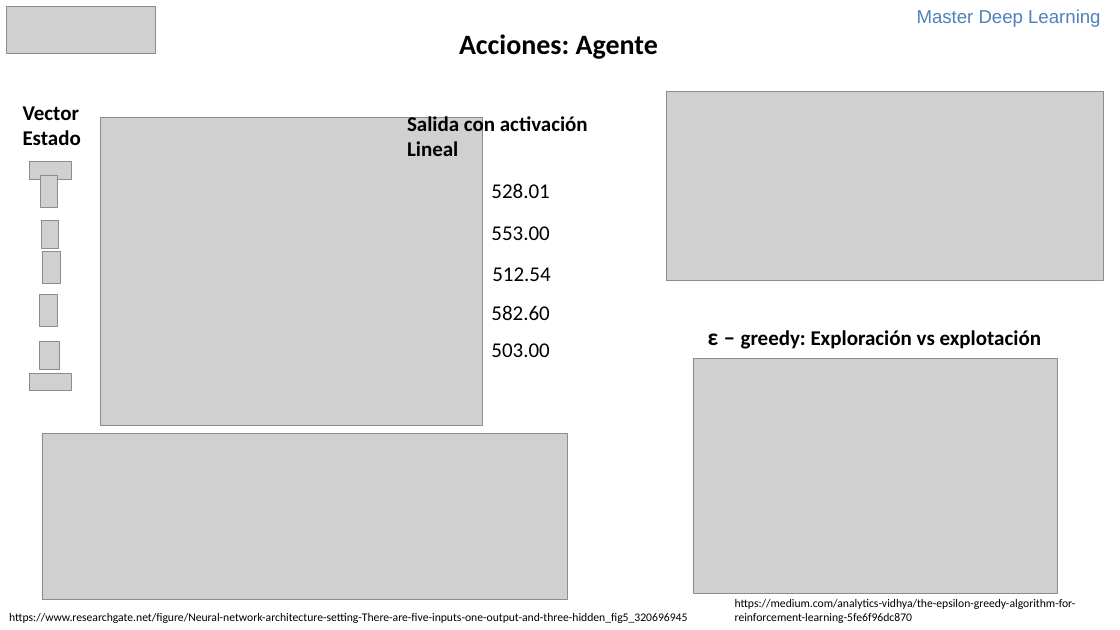
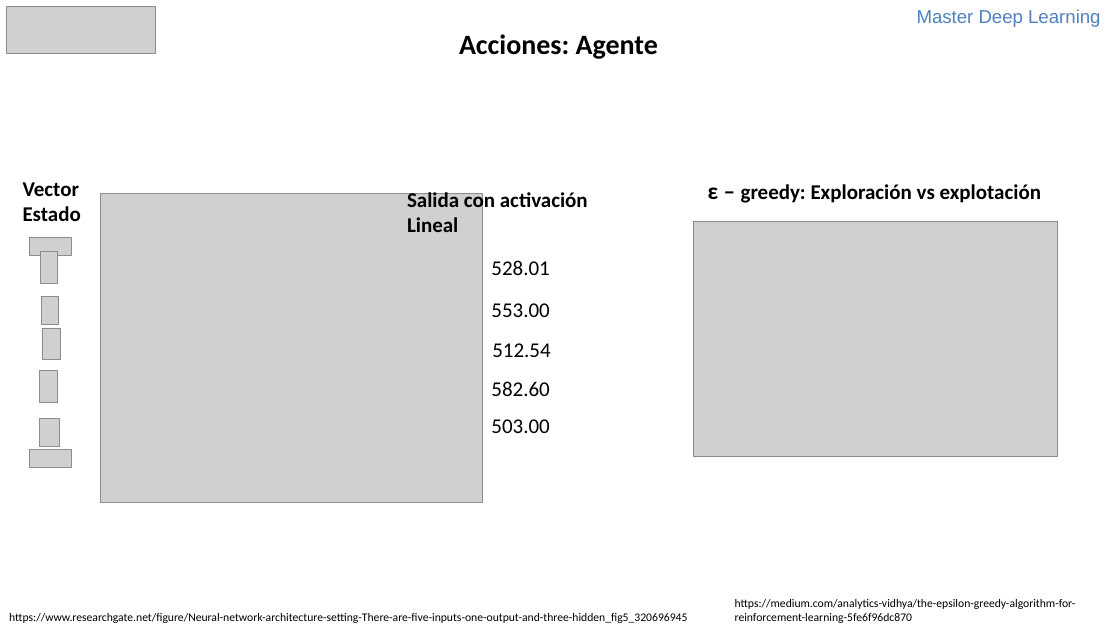
Before and after one commit to mlalandag/HPAwDRL, a slide deck: slide 8 of doc/HPAWithDQN.pptx (slide 9 before the commit). Drawn at 1120x630 pixels with LibreOffice and Linux fonts; fonts in the diff are those of the drawing; grey boxes stand for pictures. Boxes give left, top, right and bottom in pixels: in the first picture for what was removed or moved away, otherwise in the second. Text is boxed around its words. In the diff, an @@ line names an element or a change of style, - is before the commit and + after.

```diff
--- a/doc/HPAWithDQN.pptx
+++ b/doc/HPAWithDQN.pptx
@@ picture removed at bbox=[666, 92, 1104, 281] @@
@@ text "ε – greedy: Exploración vs ...": place and size @@
-text "ε – greedy: Exploración vs ..." at bbox=[708, 330, 1041, 349]
+text "ε – greedy: Exploración vs ..." at bbox=[708, 184, 1041, 203]
@@ picture: place and size @@
-picture at bbox=[693, 358, 1058, 593]
+picture at bbox=[693, 222, 1058, 457]
@@ 8 pictures, 7 texts: place and size @@
-8 pictures, 7 texts at bbox=[23, 106, 588, 426]
+8 pictures, 7 texts at bbox=[23, 182, 588, 502]
@@ picture removed at bbox=[42, 434, 567, 600] @@
```
Also in this commit, not shown: 3 other slides changed, 1 slide removed.
